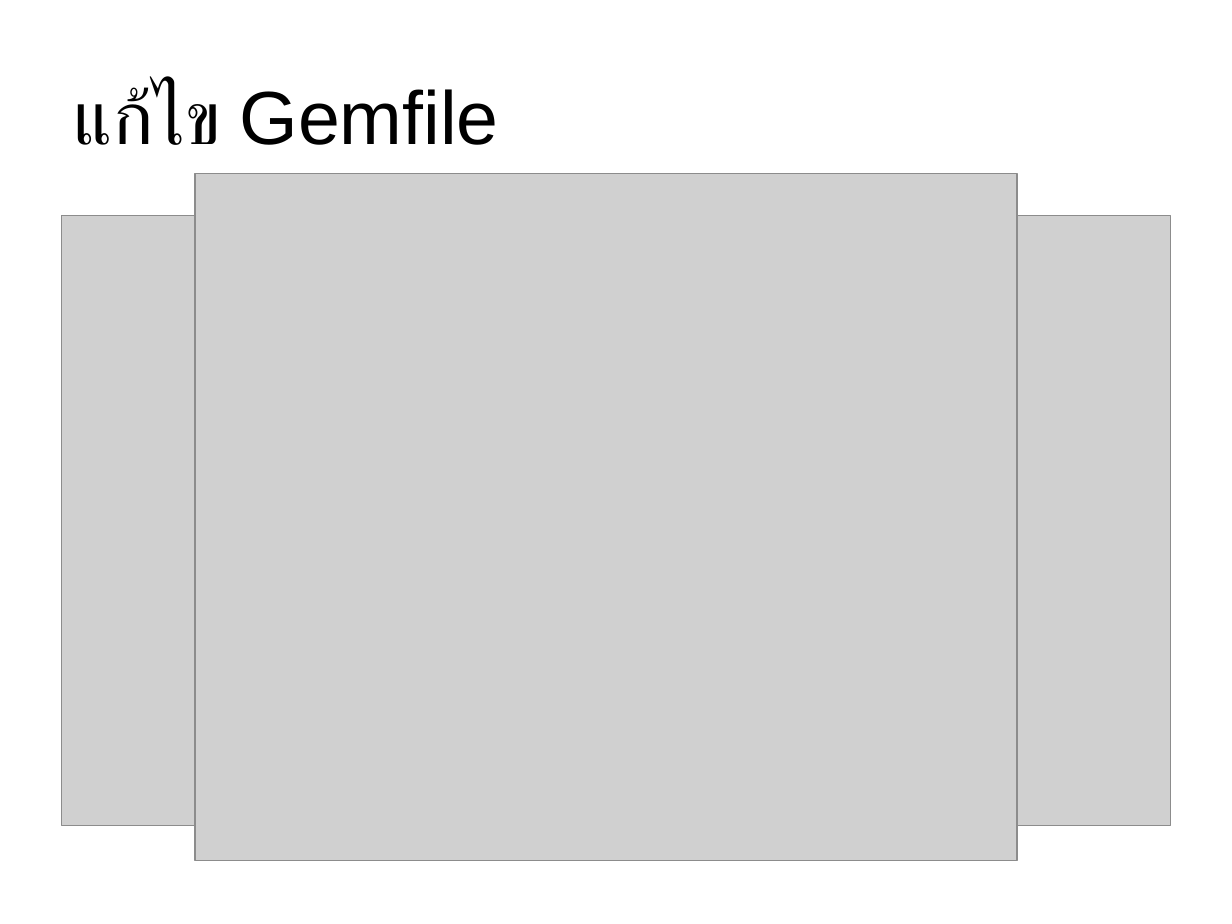
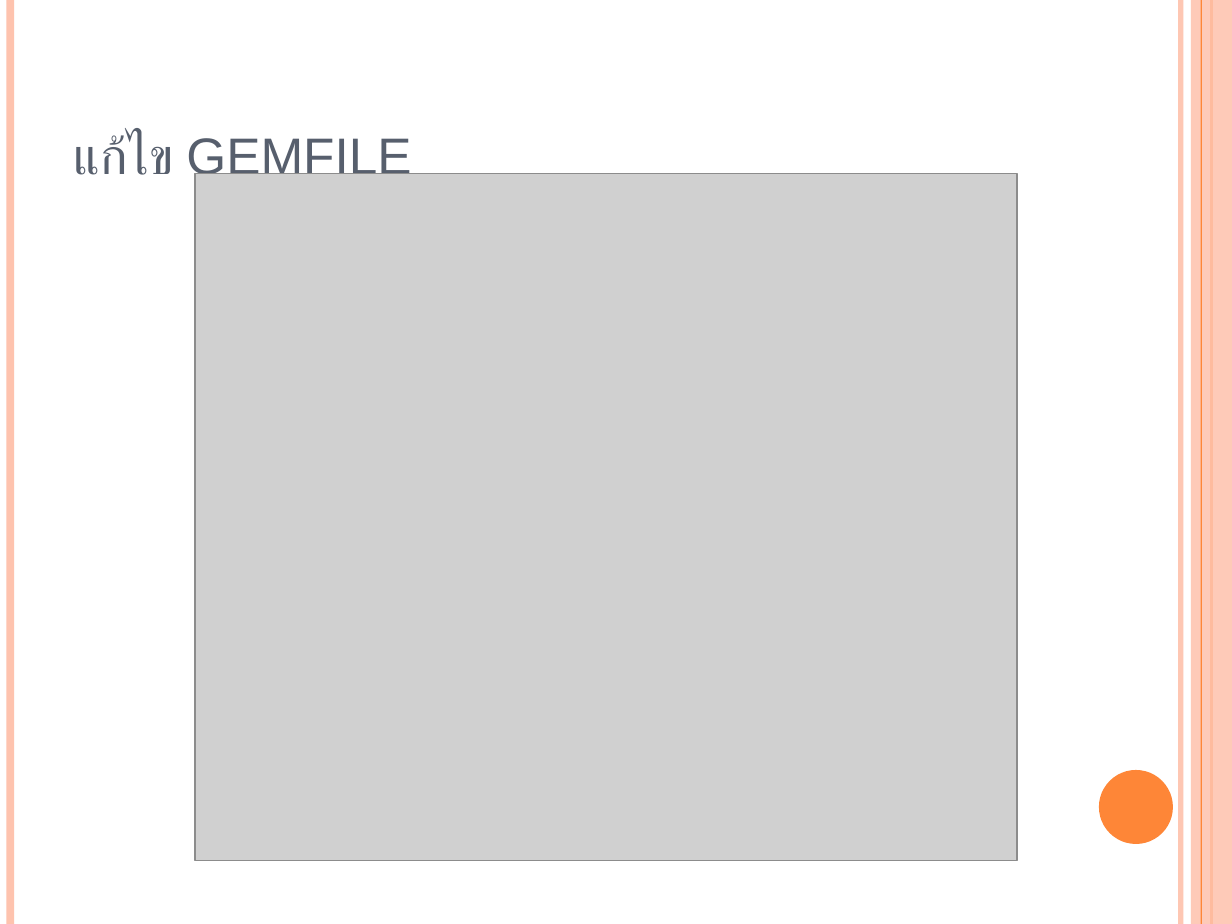
Before and after one commit to Mittapap/interview_rails, a slide deck: slide 3 of presentation.ppt. Drawn at 1232x924 pixels with LibreOffice and Linux fonts; fonts in the diff are those of the drawing; grey boxes stand for pictures. Boxes give left, top, right and bottom in pixels: in the first picture for what was removed or moved away, otherwise in the second. Text is boxed around its words. In the diff, an @@ line names an element or a change of style, - is before the commit and + after.

```diff
--- a/presentation.ppt
+++ b/presentation.ppt
@@ line added from (10, 0) to (10, 924), #FEC3AE 4.51 pt @@
@@ line added from (1180, 0) to (1180, 924), #FEC3AE 3 pt @@
@@ rectangle added at bbox=[1191, 0, 1232, 924], fill #FEC3AE at 87% opacity @@
@@ line added from (1201, 0) to (1201, 924), #FE8637 0.74 pt @@
@@ line added from (1211, 0) to (1211, 924), #FE8637 1.5 pt @@
@@ title "แก้ไข GEMFILE" at bbox=[74, 134, 411, 184]: vertical alignment middle to bottom @@
@@ title at bbox=[74, 134, 411, 184]: text changed; size 44 to 30 pt; text colour #000000 to #575F6D @@
-แก้ไข Gemfile
+แก้ไข GEMFILE
@@ picture removed at bbox=[62, 216, 1170, 825] @@
@@ ellipse added at bbox=[1099, 770, 1173, 844], fill #FE8637 @@
```
Also in this commit, not shown: 13 other slides changed, 5 slides added, 1 slide removed.
